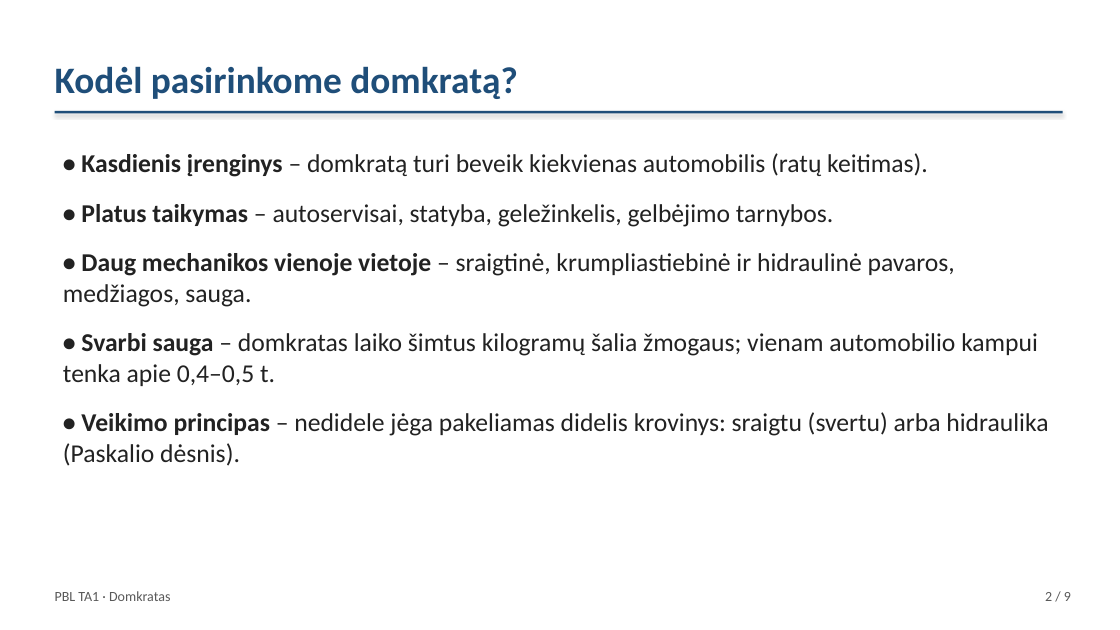
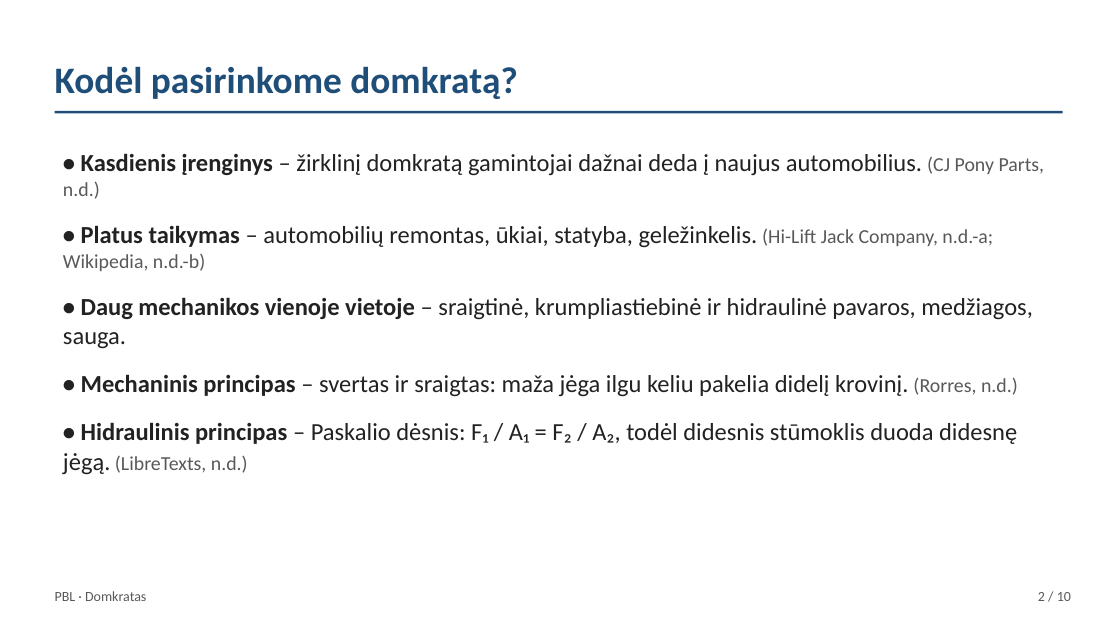
Before and after one commit to Goblinukas-beep/Ye, a slide deck: slide 2 of domkratas-ta1/domkratas-ta1.pptx. Drawn at 1120x630 pixels with LibreOffice and Linux fonts; fonts in the diff are those of the drawing. Boxes give left, top, right and bottom in pixels: in the first picture for what was removed or moved away, otherwise in the second. Text is boxed around its words. In the diff, an @@ line names an element or a change of style, - is before the commit and + after.

```diff
--- a/domkratas-ta1/domkratas-ta1.pptx
+++ b/domkratas-ta1/domkratas-ta1.pptx
@@ rectangle at box(55, 111, 1063, 113): shadow off @@
@@ text at box(63, 153, 1045, 271): text changed; size 22 to 21 pt @@
-• Kasdienis įrenginys – domkratą turi beveik kiekvienas automobilis (ratų keitimas).
-• Platus taikymas – autoservisai, statyba, geležinkelis, gelbėjimo tarnybos.
+• Kasdienis įrenginys – žirklinį domkratą gamintojai dažnai deda į naujus automobilius. (CJ Pony Parts, n.d.)
+• Platus taikymas – automobilių remontas, ūkiai, statyba, geležinkelis. (Hi-Lift Jack Company, n.d.-a; Wikipedia, n.d.-b)
@@ text at box(63, 297, 1033, 349): size 22 to 21 pt in "• Daug mechanikos vienoje vietoje – sraigtinė, ..." @@
@@ text at box(63, 374, 1018, 475): text changed; size 22 to 21 pt @@
-• Svarbi sauga – domkratas laiko šimtus kilogramų šalia žmogaus; vienam automobilio kampui tenka apie 0,4–0,5 t.
-• Veikimo principas – nedidele jėga pakeliamas didelis krovinys: sraigtu (svertu) arba hidraulika (Paskalio dėsnis).
+• Mechaninis principas – svertas ir sraigtas: maža jėga ilgu keliu pakelia didelį krovinį. (Rorres, n.d.)
+• Hidraulinis principas – Paskalio dėsnis: F₁ / A₁ = F₂ / A₂, todėl didesnis stūmoklis duoda didesnę jėgą. (LibreTexts, n.d.)
@@ text at box(55, 591, 146, 601): text changed @@
-PBL TA1 · Domkratas
+PBL · Domkratas
@@ text at box(1038, 592, 1071, 601): text changed @@
-2 / 9
+2 / 10
```
Also in this commit, not shown: 6 other slides changed, 2 slides added, 1 slide removed, 3 other files.
